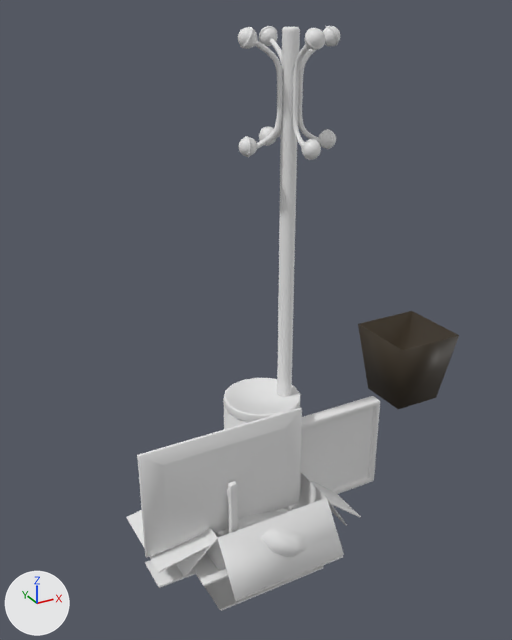
The FBX model ECOE sim/Assets/Art/Environment/Props/Props.fbx as it was, and as the next commit left it.
Both versions are drawn from a camera (50 mm lens) standing at (-1.05, -1.95, 1.85) and looking at (0.25, 0.43, 0.66). The axes (+X, +Y, +Z) are drawn at lower left. The lights are the same throughout. The older version comes first. Where no turn or scale is listed for an object, it has been applied to the vertices. Vertices at exactly the same position are counted once.

Before the edit, the objects in view are built like this:
```python
me_cube_003 = bpy.data.meshes.new('Cube.003')
me_cube_003.from_pydata(...)  # 32 vertices, 30 faces; spans x -0.358..0.334, y -0.288..0.319, z -0.173..0.159
me_cylinder_001 = bpy.data.meshes.new('Cylinder.001')
me_cylinder_001.from_pydata(...)  # 256 vertices, 252 faces; spans x -0.464..0.156, y -0.204..0.002, z -0.001..0.532
me_cylinder_003 = bpy.data.meshes.new('Cylinder.003')
me_cylinder_003.from_pydata(...)  # 4272 vertices, 4362 faces; spans x -0.02..0.39, y -0.12..0.28, z 0.0..1.8
ob_cardboardbox_001 = bpy.data.objects.new('CardboardBox.001', me_cube_003)
ob_cardboardbox_001.location = (0.0, 0.0, 0.0)
ob_computer = bpy.data.objects.new('Computer', me_cylinder_001)
ob_computer.location = (0.0, 0.0, 0.0)
ob_rackcoat = bpy.data.objects.new('RackCoat', me_cylinder_003)
ob_rackcoat.location = (0.0, 0.0, 0.0)
# also in view: 'Bin' at (1.43, 0.81, 0.0); 'BinCircular' at (0.08, 0.1, 0.25); 'Pillow' at (0.0, 0.0, 0.0); 'OptometricPanel' at (0.3, 0.02, 0.2); 'CardboardBox' at (-0.02, 0.02, -0.02)
```
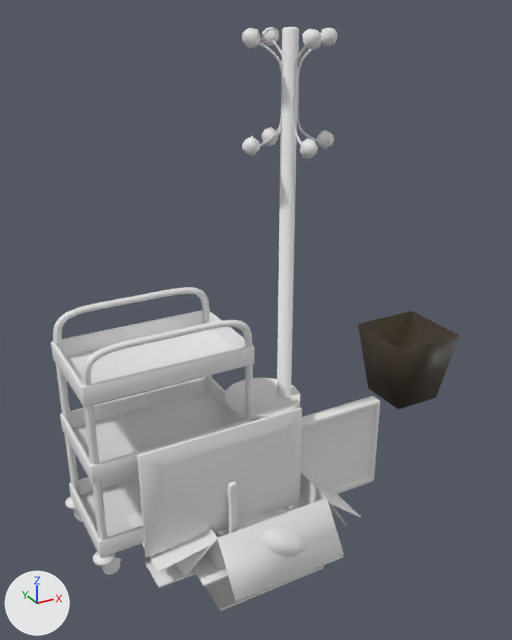
Diff of the bpy script that builds the scene:
```diff
--- a/ECOE sim/Assets/Art/Environment/Props/Props.fbx.py
+++ b/ECOE sim/Assets/Art/Environment/Props/Props.fbx.py
@@ me_cylinder_003 @@
 # used by ob_rackcoat; location = (0.0, 0.0, 0.0)
-me_cylinder_003.from_pydata(...)  # 4272 vertices, 4362 faces; spans x -0.02..0.39, y -0.12..0.28, z 0.0..1.8
+me_cylinder_003.from_pydata(...)  # 1382 vertices, 1427 faces; spans x -0.01..0.38, y -0.12..0.27, z 0.0..1.79
+# me_cylinder_003 part 1: 341 vertices moved from x -0.01..0.38, y -0.12..0.24, z 0.0..1.79 to x 0.01..0.36, y -0.11..0.24, z 0.0..1.79; 3518 vertices removed from x -0.02..0.39, y -0.12..0.28, z 0.0..1.8; 628 vertices added at x -0.01..0.38, y -0.11..0.27, z 0.0..1.79
@@ me_nurbspath_001 @@
+me_nurbspath_001.from_pydata(...)  # 2720 vertices, 2566 faces; spans x -0.621..0.036, y -0.039..0.405, z 0.0..0.89
@@ ob_trolley @@
+ob_trolley = bpy.data.objects.new('Trolley', me_nurbspath_001)
+ob_trolley.location = (0.0, 0.0, 0.0)
```

Location of each change, (x1, y1, x2, y2) in pixels of the pictures (512 x 640 px):
'Trolley', added: after (51, 287, 254, 575)
'RackCoat', reshaped (7% narrower): before (238, 26, 340, 511); after (242, 27, 337, 511)
